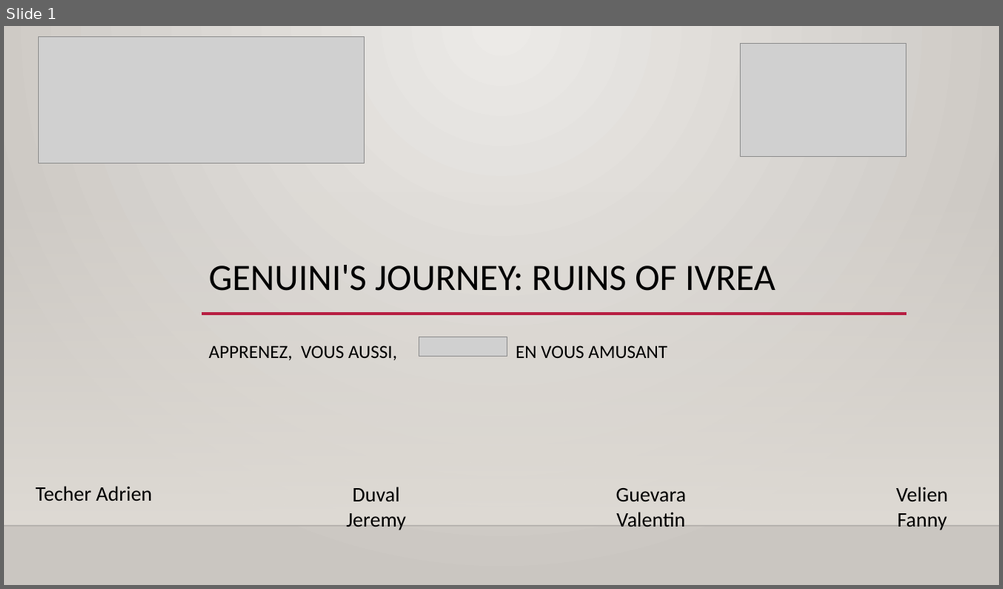
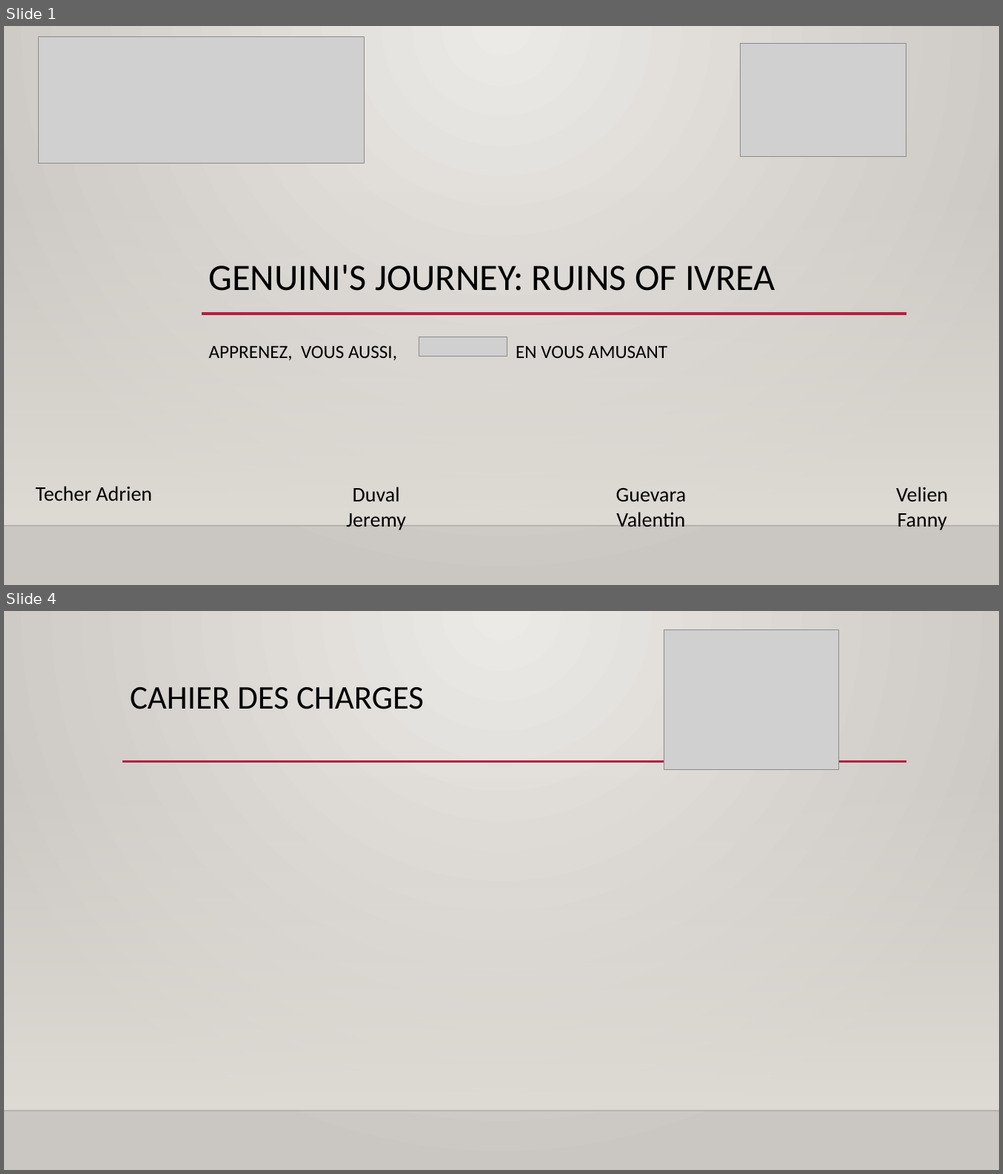
Before and after one commit to Jeremy-Duval/Genuini_s_Journey_Ruins_Of_Ivrea, a slide deck: Documents/diaporama/présentation.pptx. Shown one above the other, each under a label of ours: slide 1 before the commit, slides 1 and 4 after it; the slides between them are not shown. The pictures are 1003x589 and 1003x1174 pixels, drawn with LibreOffice and Linux fonts; fonts in the diff are those of the drawing; grey boxes stand for pictures; background and template pictures are left out. Boxes give left, top, right and bottom in pixels: in the first picture for what was removed or moved away, otherwise in the second. Text is boxed around its words. In the diff, an @@ line names an element or a change of style, - is before the commit and + after.

```diff
--- a/Documents/diaporama/présentation.pptx
+++ b/Documents/diaporama/présentation.pptx
@@ slide 4 added at (x1=4, y1=611, x2=999, y2=1170), background gradient #ECEAE7 to #CAC7C1; not listed: 2 template elements that a slide beside it also shows @@
@@ picture added at (x1=664, y1=629, x2=839, y2=769) @@
@@ title added at (x1=130, y1=687, x2=424, y2=709), 32 pt, text #000000 @@
+CAHIER DES CHARGES
@@ line added from (122, 762) to (907, 762), #B71E42 2.5 pt @@
```
Also in this commit, not shown: 1 slide changed, 2 other slides added.
